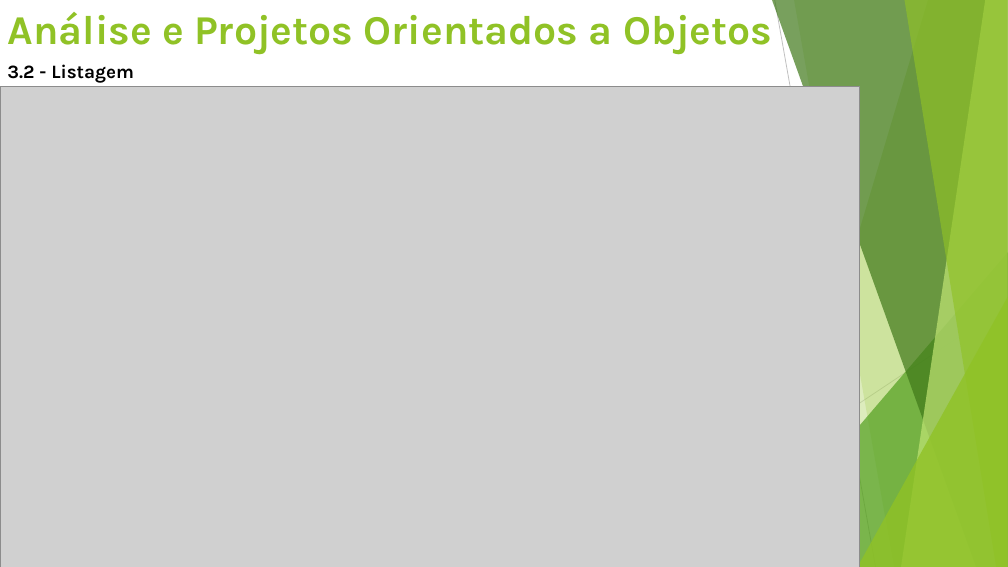
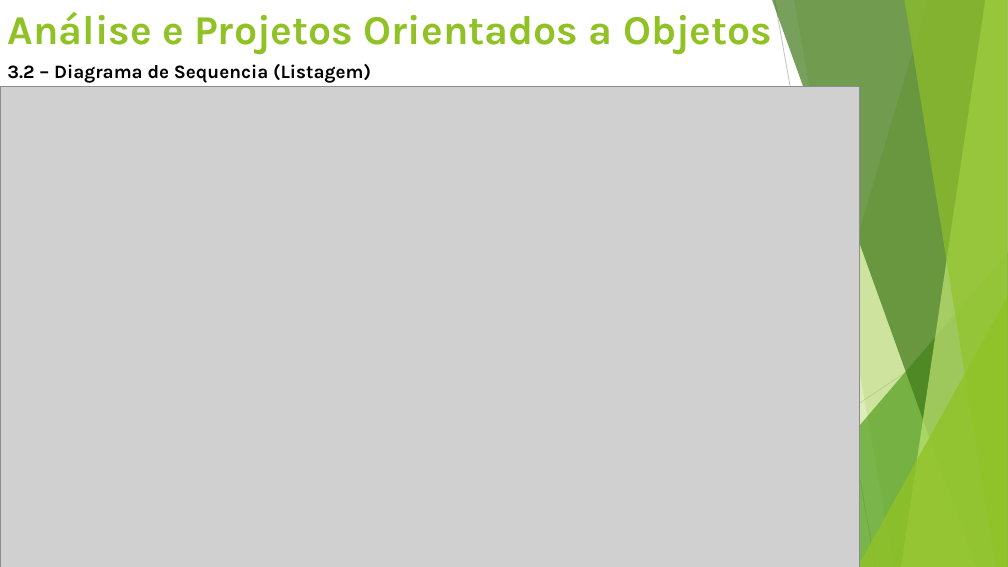
Before and after one commit to GabrielVictorino97/TrabalhoDiagramas, a slide deck: slide 5 of Apresentação.pptx. Drawn at 1008x567 pixels with LibreOffice and Linux fonts; fonts in the diff are those of the drawing; grey boxes stand for pictures. Boxes give left, top, right and bottom in pixels: in the first picture for what was removed or moved away, otherwise in the second. Text is boxed around its words. In the diff, an @@ line names an element or a change of style, - is before the commit and + after.

```diff
--- a/Apresentação.pptx
+++ b/Apresentação.pptx
@@ text at (7, 64, 371, 83): text changed @@
-3.2 - Listagem
+3.2 – Diagrama de Sequencia (Listagem)
```
Also in this commit, not shown: 1 other slide changed, 2 slides added.
